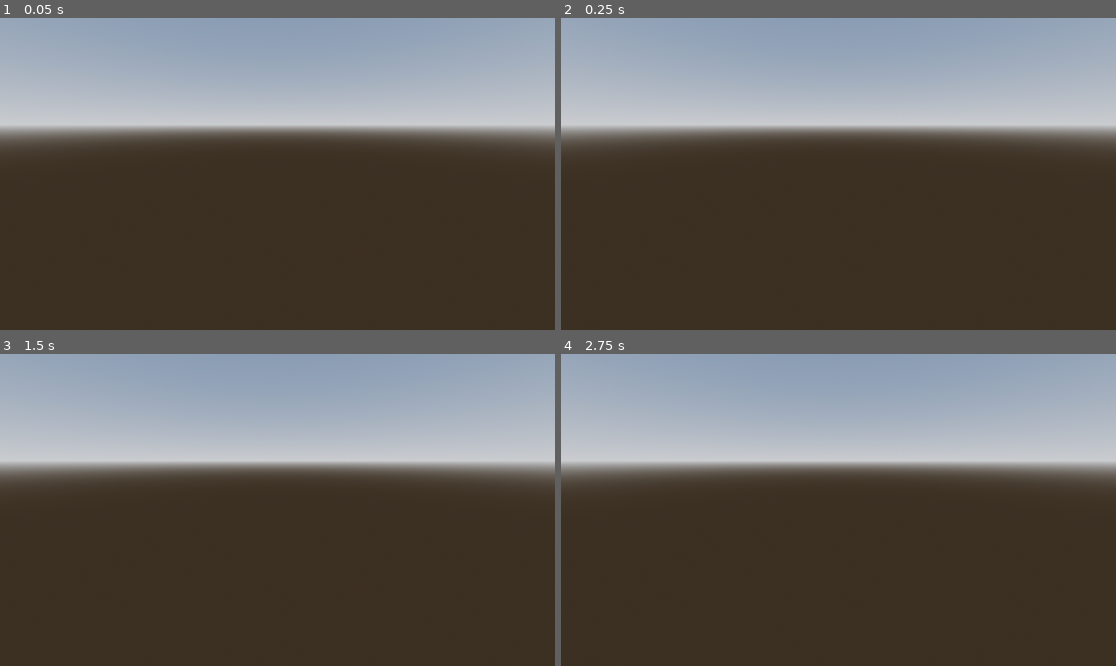
Above: before the commit, frames 1-4 (two rows, left to right).
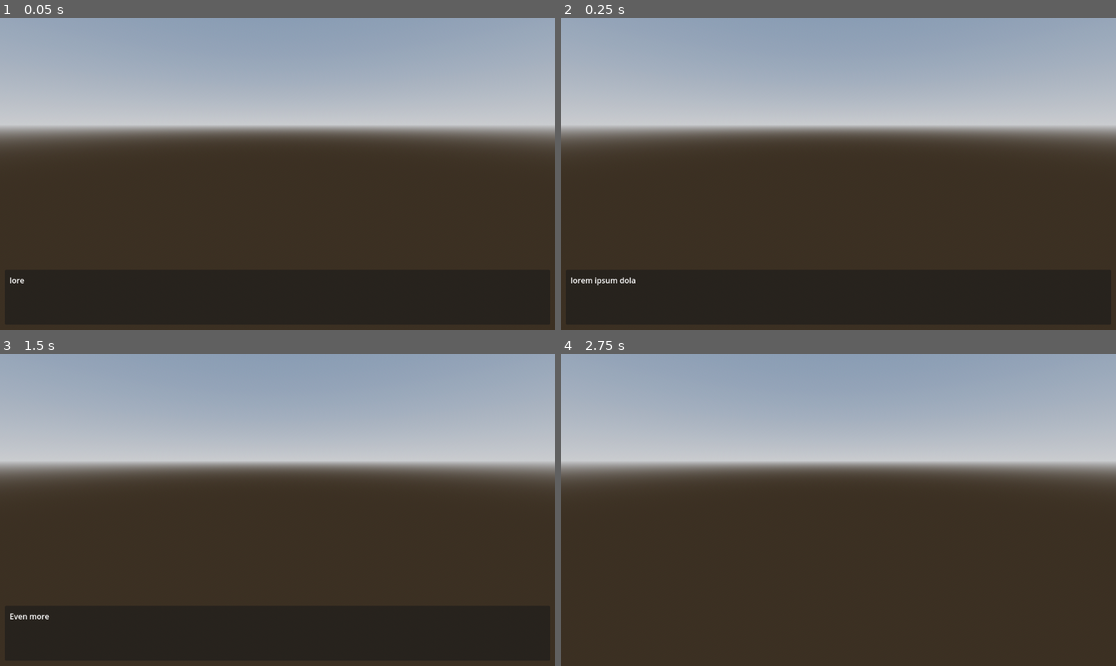
Above: after the commit, the same moments.

Repository: Kibibibit/islanders
Game: Godot game, scene res://scenes/test_scene.tscn
The game is run twice, just before and just after one commit, with the same random seed, the same clock (stepped at 60 frames per second) and the same inputs.
Inputs:
- Up to frame 1 (0.05 s): no input
- Up to frame 2 (0.25 s): no input
- Up to frame 3 (1.5 s): hold Space (dialog_next, bound only after the commit) 0.53-1.28 s; tap Space (dialog_next, bound only after the commit) at 1.35 s
- Up to frame 4 (2.75 s): tap Enter at 2 s; hold Space (dialog_next, bound only after the commit) from 2.03 s (still down)

The runs differ from the first frame. In frame 1, less than 0.1% of the frame differs, in the area x 1-5%, y 83-86%; in frame 2, 0.1%, in the area x 1-14%, y 83-86%; in frame 3, less than 0.1%; in frame 4, nothing differs.

Commit message:
Got dialogue boxes implemented

Diff:
--- a/project.godot
+++ b/project.godot
@@ -23,3 +23,16 @@
 [filesystem]
 
 import/blender/enabled=false
+
+[input]
+
+dialog_next={
+"deadzone": 0.2,
+"events": [Object(InputEventKey,"resource_local_to_scene":false,"resource_name":"","device":-1,"window_id":0,"alt_pressed":false,"shift_pressed":false,"ctrl_pressed":false,"meta_pressed":false,"pressed":false,"keycode":0,"physical_keycode":32,"key_label":0,"unicode":32,"location":0,"echo":false,"script":null)
+]
+}
+dialog_skip={
+"deadzone": 0.2,
+"events": [Object(InputEventKey,"resource_local_to_scene":false,"resource_name":"","device":-1,"window_id":0,"alt_pressed":false,"shift_pressed":false,"ctrl_pressed":false,"meta_pressed":false,"pressed":false,"keycode":0,"physical_keycode":32,"key_label":0,"unicode":32,"location":0,"echo":false,"script":null)
+]
+}
--- /dev/null
+++ b/resources/themes/ui_theme.tres
@@ -0,0 +1,7 @@
+[gd_resource type="Theme" format=3 uid="uid://dxfd7v1ued1ac"]
+
+[resource]
+MarginContainer/constants/margin_bottom = 10
+MarginContainer/constants/margin_left = 10
+MarginContainer/constants/margin_right = 10
+MarginContainer/constants/margin_top = 10
--- a/scenes/test_scene.tscn
+++ b/scenes/test_scene.tscn
@@ -1,6 +1,7 @@
-[gd_scene load_steps=5 format=3 uid="uid://dvgs7bl7hktjl"]
+[gd_scene load_steps=6 format=3 uid="uid://dvgs7bl7hktjl"]
 
 [ext_resource type="Script" uid="uid://b4guv8cpo3q8g" path="res://scripts/main.gd" id="1_g7g4h"]
+[ext_resource type="PackedScene" uid="uid://bvnxhhuv6y2bt" path="res://scenes/ui/ui.tscn" id="2_j8ivh"]
 
 [sub_resource type="ProceduralSkyMaterial" id="ProceduralSkyMaterial_g7g4h"]
 sky_horizon_color = Color(0.662243, 0.671743, 0.686743, 1)
@@ -27,3 +28,5 @@
 
 [node name="Camera3D" type="Camera3D" parent="."]
 transform = Transform3D(0.999297, -0.00884333, 0.0364207, 0, 0.971764, 0.235955, -0.0374789, -0.235789, 0.971081, 0.0555398, 1.29376, 3.64378)
+
+[node name="Ui" parent="." instance=ExtResource("2_j8ivh")]
--- /dev/null
+++ b/scenes/ui/dialog_box/dialog_box.gd
@@ -0,0 +1,91 @@
+extends Control
+class_name DialogBox
+
+signal _next_pressed
+
+const DEFAULT_SPEED: float = 0.005
+
+@onready
+var text_label = %DialogBoxText
+@onready
+var timer = %DialogBoxTimer
+@onready
+var blinker = %DialogBoxBlinker
+@onready
+var blinker_timer = %DialogBoxBlinkerTimer
+
+var _speed: float = 0.0
+var _text: String
+var displayed_index: int = 0
+var in_tag: bool = false
+var finished_text: bool = false
+
+func _ready() -> void:
+	visible = false
+	blinker_timer.timeout.connect(_alternate_blinker)
+
+func clear() -> void:
+	text_label.text = ""
+	displayed_index = 0
+	in_tag = false
+	blinker.visible = false
+	finished_text = false
+	blinker_timer.stop()
+	timer.stop()
+
+func _unhandled_input(event: InputEvent) -> void:
+	if not finished_text:
+		if event.is_action_pressed("dialog_skip"):
+			timer.stop()
+			timer.timeout.emit()
+			displayed_index = len(_text)
+			_on_text_finish()
+	else:
+		if event.is_action_pressed("dialog_next") or event.is_action_pressed("dialog_skip"):
+			_next_pressed.emit()
+
+
+func display_text(text: String, speed: float = -1.0) -> void:
+	visible = true
+	clear()
+	_text = text
+	if (speed < 0.0):
+		_speed = DEFAULT_SPEED
+	displayed_index = 0
+	var i: int = 1
+	while displayed_index < len(_text):
+		if not in_tag:
+			if _text[displayed_index] == "[":
+				in_tag = true
+		else:
+			if _text[displayed_index+i] == "]":
+				i += 1
+				in_tag = false
+		if not in_tag:
+			text_label.append_text(_text.substr(displayed_index, i))
+			displayed_index += i
+			i = 1
+			await _trigger_timer()
+		else:
+			i += 1
+	_on_text_finish()
+	await self._next_pressed
+	clear()
+	self.visible = false
+
+func _on_text_finish():
+	if visible and not finished_text:
+		text_label.text = _text
+		finished_text = true
+		blinker.visible = true
+		blinker_timer.start()
+
+func _alternate_blinker() -> void:
+	if finished_text:
+		blinker.visible = !blinker.visible
+	else:
+		blinker.visible = false
+
+func _trigger_timer() -> void:
+	timer.start(_speed)
+	await timer.timeout
--- /dev/null
+++ b/scenes/ui/dialog_box/dialog_box.tscn
@@ -0,0 +1,55 @@
+[gd_scene load_steps=3 format=3 uid="uid://dlgmw7erw8rt7"]
+
+[ext_resource type="Script" uid="uid://dvjpybpp8s10t" path="res://scenes/ui/dialog_box/dialog_box.gd" id="1_1i62m"]
+[ext_resource type="Theme" uid="uid://dxfd7v1ued1ac" path="res://resources/themes/ui_theme.tres" id="1_rxu72"]
+
+[node name="DialogBox" type="Control"]
+layout_mode = 3
+anchors_preset = 15
+anchor_right = 1.0
+anchor_bottom = 1.0
+grow_horizontal = 2
+grow_vertical = 2
+script = ExtResource("1_1i62m")
+
+[node name="PanelMargin" type="MarginContainer" parent="."]
+layout_mode = 1
+anchors_preset = -1
+anchor_top = 0.792
+anchor_right = 1.0
+anchor_bottom = 1.0
+grow_horizontal = 2
+grow_vertical = 2
+theme = ExtResource("1_rxu72")
+
+[node name="Background" type="Panel" parent="PanelMargin"]
+layout_mode = 2
+
+[node name="MarginContainer" type="MarginContainer" parent="PanelMargin/Background"]
+layout_mode = 1
+anchors_preset = 15
+anchor_right = 1.0
+anchor_bottom = 1.0
+grow_horizontal = 2
+grow_vertical = 2
+theme = ExtResource("1_rxu72")
+
+[node name="DialogBoxBlinker" type="Label" parent="PanelMargin/Background/MarginContainer"]
+unique_name_in_owner = true
+layout_mode = 2
+size_flags_horizontal = 8
+size_flags_vertical = 8
+text = "➤"
+
+[node name="DialogBoxText" type="RichTextLabel" parent="PanelMargin/Background/MarginContainer"]
+unique_name_in_owner = true
+layout_mode = 2
+bbcode_enabled = true
+
+[node name="DialogBoxTimer" type="Timer" parent="."]
+unique_name_in_owner = true
+one_shot = true
+
+[node name="DialogBoxBlinkerTimer" type="Timer" parent="."]
+unique_name_in_owner = true
+wait_time = 0.5
--- /dev/null
+++ b/scenes/ui/ui.gd
@@ -0,0 +1,9 @@
+extends Control
+class_name UI
+
+@onready
+var dialog_box: DialogBox = %DialogBox
+
+
+func display_text(text: String, speed: float = -1.0) -> void:
+	await dialog_box.display_text(text, speed)
--- /dev/null
+++ b/scenes/ui/ui.tscn
@@ -0,0 +1,18 @@
+[gd_scene load_steps=3 format=3 uid="uid://bvnxhhuv6y2bt"]
+
+[ext_resource type="Script" uid="uid://cg4euf3cpp5y2" path="res://scenes/ui/ui.gd" id="1_u7n8c"]
+[ext_resource type="PackedScene" uid="uid://dlgmw7erw8rt7" path="res://scenes/ui/dialog_box/dialog_box.tscn" id="2_f5cxw"]
+
+[node name="Ui" type="Control"]
+layout_mode = 3
+anchors_preset = 15
+anchor_right = 1.0
+anchor_bottom = 1.0
+grow_horizontal = 2
+grow_vertical = 2
+script = ExtResource("1_u7n8c")
+
+[node name="DialogBox" parent="." instance=ExtResource("2_f5cxw")]
+unique_name_in_owner = true
+visible = false
+layout_mode = 1
--- a/scripts/main.gd
+++ b/scripts/main.gd
@@ -3,12 +3,19 @@
 
 func _ready() -> void:
 
-	for i in range(10):
-		var test_islander: IslanderData = IslanderData.new()
-		test_islander.profile.first_name = "Hi im a name"
-		GameState.islanders[test_islander.islander_id] = test_islander
+	GameState.ui = $Ui
+
+
+	var test_islander: IslanderData = IslanderData.new()
+	test_islander.profile.first_name = "Hi im a name"
+	GameState.islanders[test_islander.islander_id] = test_islander
 
 	GameState.island_name = "hi_there"
 
 	Timekeeper.loaded_data = true
 	Timekeeper.start()
+
+	await GameState.ui.display_text("""lorem ipsum dolar [b]SIT amet[/b] [i]This is some italic text[/i] [color=red]text is red![/color]
+Text is [b][shake rate=20.0 level=5 connected=1]shakey wooooooo[/shake][/b]""")
+
+	await GameState.ui.display_text("""Even more text!""")
--- a/scripts/ref_counted/relationship_matrix/islander_matrix_row.gd
+++ b/scripts/ref_counted/relationship_matrix/islander_matrix_row.gd
@@ -2,4 +2,4 @@
 class_name IslanderRelationshipMatrixRow
 
 
-var relationships: Dictionary[int, Relationship] = {} # other_islander_id -> Relationship Map
+var relationships: Dictionary[int, RelationshipItem] = {} # other_islander_id -> Relationship Map
--- a/scripts/ref_counted/relationship_matrix/islander_relationship_matrix.gd
+++ b/scripts/ref_counted/relationship_matrix/islander_relationship_matrix.gd
@@ -8,9 +8,9 @@
 var matrix: Dictionary[int, IslanderRelationshipMatrixRow] = {} # islander_id -> IslanderRelationshipMatrixRow Map
 
 
-var _unknown: Relationship = Relationship.new(0.0, Relationship.RelationshipType.NEUTRAL) # Default relationship for unknown islanders
+var _unknown: RelationshipItem = RelationshipItem.new(0.0, RelationshipItem.RelationshipType.NEUTRAL) # Default relationship for unknown islanders
 
-func get_relationship(islander_id_a: int, islander_id_b: int) -> Relationship:
+func get_relationship(islander_id_a: int, islander_id_b: int) -> RelationshipItem:
 	assert(islander_id_a != islander_id_b, "Cannot get relationship with self")
 
 	if not matrix.has(islander_id_a):
@@ -22,7 +22,7 @@
 
 	return row.relationships[islander_id_b]
 
-func set_relationship_type(islander_id_a: int, islander_id_b: int, relationship: Relationship.RelationshipType) -> void:
+func set_relationship_type(islander_id_a: int, islander_id_b: int, relationship: RelationshipItem.RelationshipType) -> void:
 	assert(islander_id_a != islander_id_b, "Cannot set relationship with self")
 
 	if not matrix.has(islander_id_a):
@@ -30,7 +30,7 @@
 
 	var row: IslanderRelationshipMatrixRow = matrix[islander_id_a]
 	if not row.relationships.has(islander_id_b):
-		row.relationships[islander_id_b] = Relationship.new(0.0, relationship)
+		row.relationships[islander_id_b] = RelationshipItem.new(0.0, relationship)
 	else:
 		row.relationships[islander_id_b].relationship_type = relationship
 
@@ -38,7 +38,7 @@
 		matrix[islander_id_b] = IslanderRelationshipMatrixRow.new()
 	var reverse_row: IslanderRelationshipMatrixRow = matrix[islander_id_b]
 	if not reverse_row.relationships.has(islander_id_a):
-		reverse_row.relationships[islander_id_a] = Relationship.new(0.0, relationship)
+		reverse_row.relationships[islander_id_a] = RelationshipItem.new(0.0, relationship)
 	else:
 		reverse_row.relationships[islander_id_a].relationship_type = relationship
 
@@ -50,7 +50,7 @@
 
 	var row: IslanderRelationshipMatrixRow = matrix[islander_id_a]
 	if not row.relationships.has(islander_id_b):
-		row.relationships[islander_id_b] = Relationship.new(strength, Relationship.RelationshipType.NEUTRAL)
+		row.relationships[islander_id_b] = RelationshipItem.new(strength, RelationshipItem.RelationshipType.NEUTRAL)
 	else:
 		row.relationships[islander_id_b].relationship_strength = strength
 
--- a/scripts/ref_counted/relationship.gd
+++ b/scripts/ref_counted/relationship_matrix/relationship_item.gd
@@ -1,5 +1,5 @@
 extends RefCounted
-class_name Relationship
+class_name RelationshipItem
 
 const FAMILY_MASK: int = 0b1_0000000
 
--- a/scripts/singletons/autoloads/game_state.gd
+++ b/scripts/singletons/autoloads/game_state.gd
@@ -7,6 +7,7 @@
 var island_name: String
 var islanders: Dictionary[int, IslanderData] = {}
 var relationship_matrix: IslanderRelationshipMatrix = IslanderRelationshipMatrix.new()
+var ui: UI
 
 func generate_islander_id() -> int:
 	var out: int = INVALID_ISLANDER_ID
@@ -23,10 +24,10 @@
 		return null
 
 
-func get_relationship(islander_id: int, other_id: int) -> Relationship:
+func get_relationship(islander_id: int, other_id: int) -> RelationshipItem:
 	return relationship_matrix.get_relationship(islander_id, other_id)
 
-func set_relationship_type(islander_id: int,other_id: int, relationship: Relationship.RelationshipType) -> void:
+func set_relationship_type(islander_id: int,other_id: int, relationship: RelationshipItem.RelationshipType) -> void:
 	relationship_matrix.set_relationship_type(islander_id, other_id, relationship)
 
 func set_relationship_strength(islander_id: int,other_id: int, strength: float) -> void:
--- a/scripts/singletons/autoloads/timekeeper.gd
+++ b/scripts/singletons/autoloads/timekeeper.gd
@@ -1,10 +1,4 @@
 extends Timer
-
-## TODO: Replace language "event" with "request", events are more global things
-## that happen island-wide. Requests are specific to an islander and their needs,
-## however they do not need to directly be asking for something from the player.
-## For example, fights, dreams and other things that the player can observe but
-## do not interrupt the game flow.
 
 const UPDATE_DELTA: int = 5
 
Not shown, added: scenes/ui/dialog_box/dialog_box.gd.uid
Not shown, added: scenes/ui/ui.gd.uid
Renamed: scripts/ref_counted/relationship_matrix/relationship.gd.uid -> scripts/ref_counted/relationship_matrix/relationship_item.gd.uid
